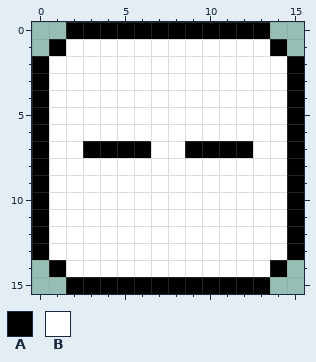
Two versions of one pixel-art file, ui/sprite16.aseprite. The first picture shows the starting point.
16x16 pixels, 1 frame.
Palette (. is transparent): A #000000  B #ffffff
Pixels before, first column x 0:
 0 ..AAAAAAAAAAAA..
 1 .ABBBBBBBBBBBBA.
 2 ABBBBBBBBBBBBBBA
 3 ABBBBBBBBBBBBBBA
 4 ABBBBBBBBBBBBBBA
 5 ABBBBBBBBBBBBBBA
 6 ABBBBBBBBBBBBBBA
 7 ABBAAAABBAAAABBA
 8 ABBBBBBBBBBBBBBA
 9 ABBBBBBBBBBBBBBA
10 ABBBBBBBBBBBBBBA
11 ABBBBBBBBBBBBBBA
12 ABBBBBBBBBBBBBBA
13 ABBBBBBBBBBBBBBA
14 .ABBBBBBBBBBBBA.
15 ..AAAAAAAAAAAA..
The same view after the edit:
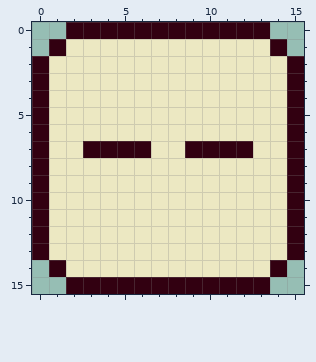
Difference:
colour A: #000000 -> #320011
colour B: #ffffff -> #ece8c2
Where, in picture pixels (left, top, right, bottom), the same in both pictures:
changed: (32, 22, 304, 294)
